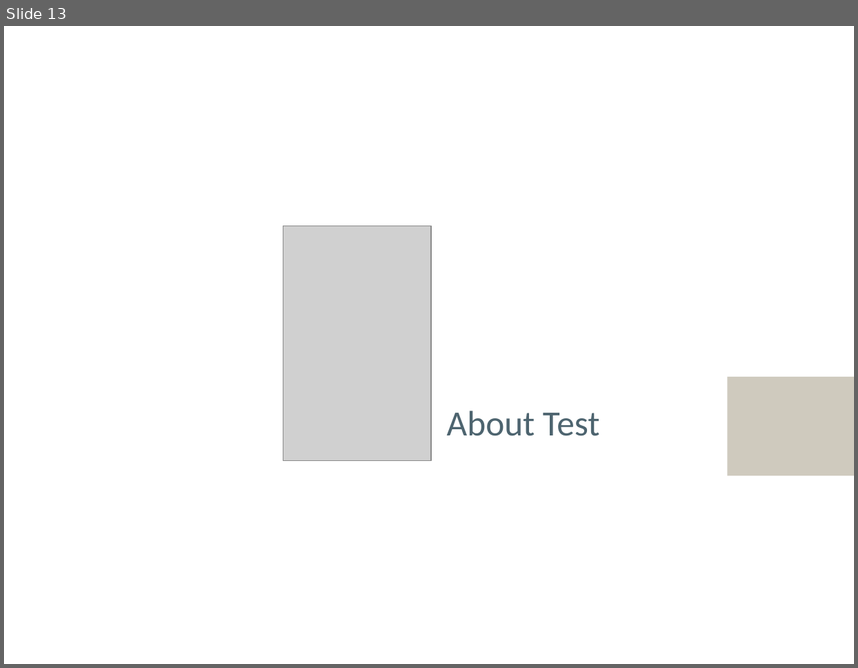
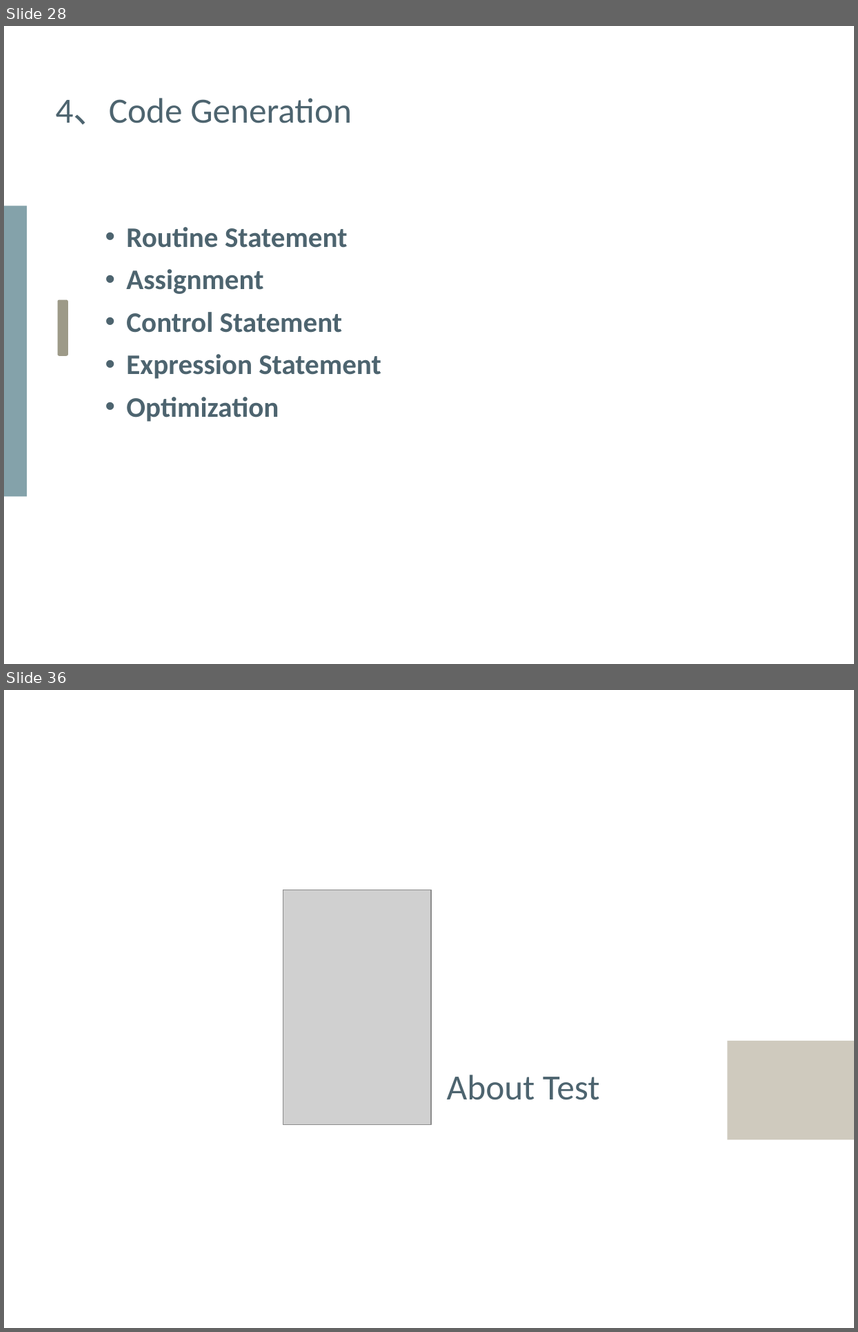
Before and after one commit to Yeeef/SOUP, a slide deck: report/Presentation.pptx. Shown one above the other, each under a label of ours: slide 13 before the commit, slides 28 and 36 after it; the slides between them are not shown. The pictures are 858x668 and 858x1332 pixels, drawn with LibreOffice and Linux fonts; fonts in the diff are those of the drawing; grey boxes stand for pictures. Boxes give left, top, right and bottom in pixels: in the first picture for what was removed or moved away, otherwise in the second. Text is boxed around its words. In the diff, an @@ line names an element or a change of style, - is before the commit and + after.

```diff
--- a/report/Presentation.pptx
+++ b/report/Presentation.pptx
@@ slide 28 added at <box>4,26,854,664</box>, background #FFFFFF @@
@@ text added at <box>56,98,352,125</box>, 30 pt, text #4D646F @@
+4、Code Generation
@@ rectangle added at <box>4,205,27,496</box>, fill #84A2AA @@
@@ text added at <box>126,227,381,421</box>, 24 pt, text #4D646F, bold @@
+• Routine Statement
+• Assignment
+• Control Statement
+• Expression Statement
+• Optimization
@@ rounded rectangle added at <box>58,300,69,356</box>, fill #9D9A88 @@
@@ what was slide 13 is now slide 36 @@
```
Also in this commit, not shown: 6 slides changed, 23 other slides added, 1 slide removed, 1 other file.
